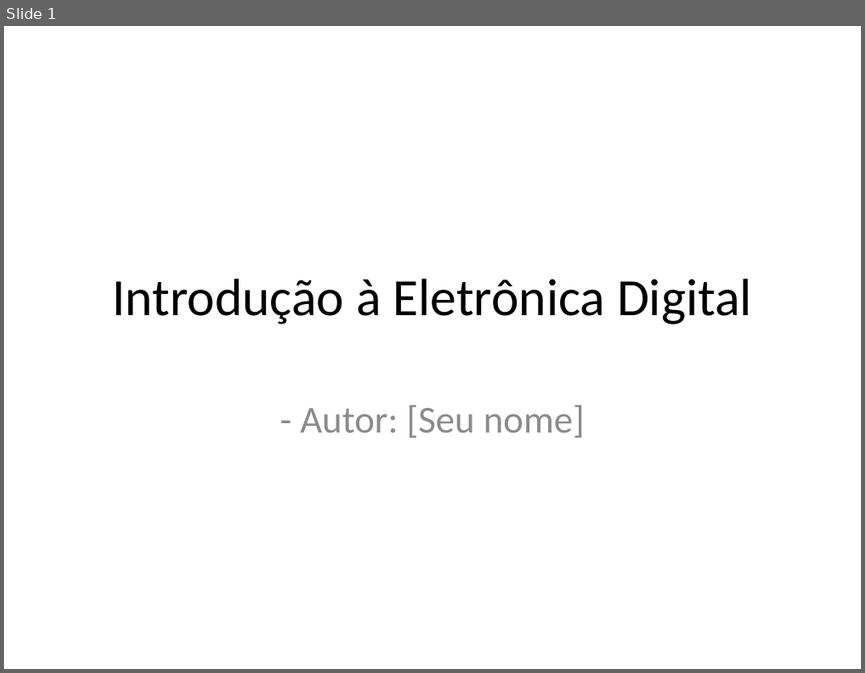
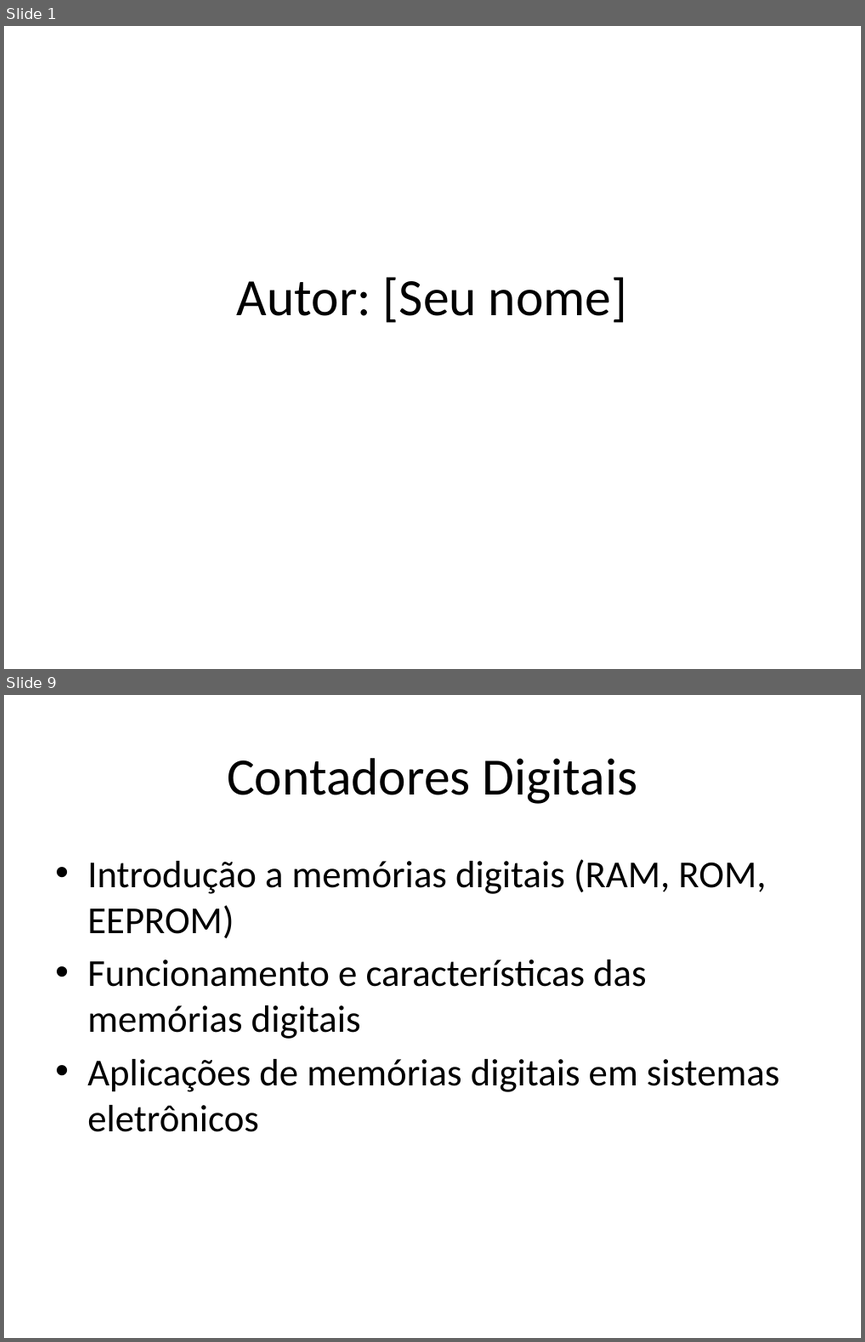
Before and after one commit to lcdlemos/EstagioNutes, a slide deck: IA/auto_apresentacao_IA.pptx. Shown one above the other, each under a label of ours: slide 1 before the commit, slides 1 and 9 after it; the slides between them are not shown. The pictures are 865x673 and 865x1342 pixels, drawn with LibreOffice and Linux fonts; fonts in the diff are those of the drawing. Boxes give left, top, right and bottom in pixels: in the first picture for what was removed or moved away, otherwise in the second. Text is boxed around its words. In the diff, an @@ line names an element or a change of style, - is before the commit and + after.

```diff
--- a/IA/auto_apresentacao_IA.pptx
+++ b/IA/auto_apresentacao_IA.pptx
@@ slide 9 added at (4, 695, 861, 1338), background #FFFFFF @@
@@ title added at (227, 758, 638, 804), 44 pt, text #000000 @@
+Contadores Digitais
@@ text added at (87, 859, 779, 1132), 32 pt, text #000000 @@
+• Introdução a memórias digitais (RAM, ROM, EEPROM)
+• Funcionamento e características das memórias digitais
+• Aplicações de memórias digitais em sistemas eletrônicos
@@ slide 1 changed as well @@
@@ title at (237, 277, 627, 323): text changed @@
-Introdução à Eletrônica Digital
+Autor: [Seu nome]
@@ subtitle removed at (300, 404, 585, 437) @@
-- Autor: [Seu nome]
```
Also in this commit, not shown: 6 other slides changed, 2 other slides added, 3 slides removed, 3 other files.
